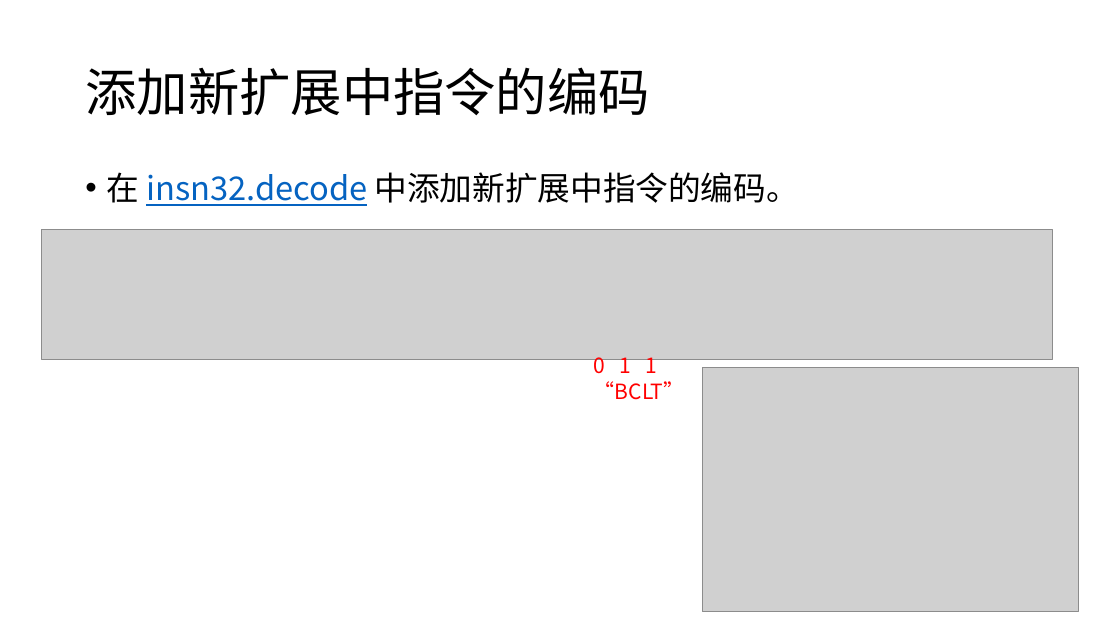
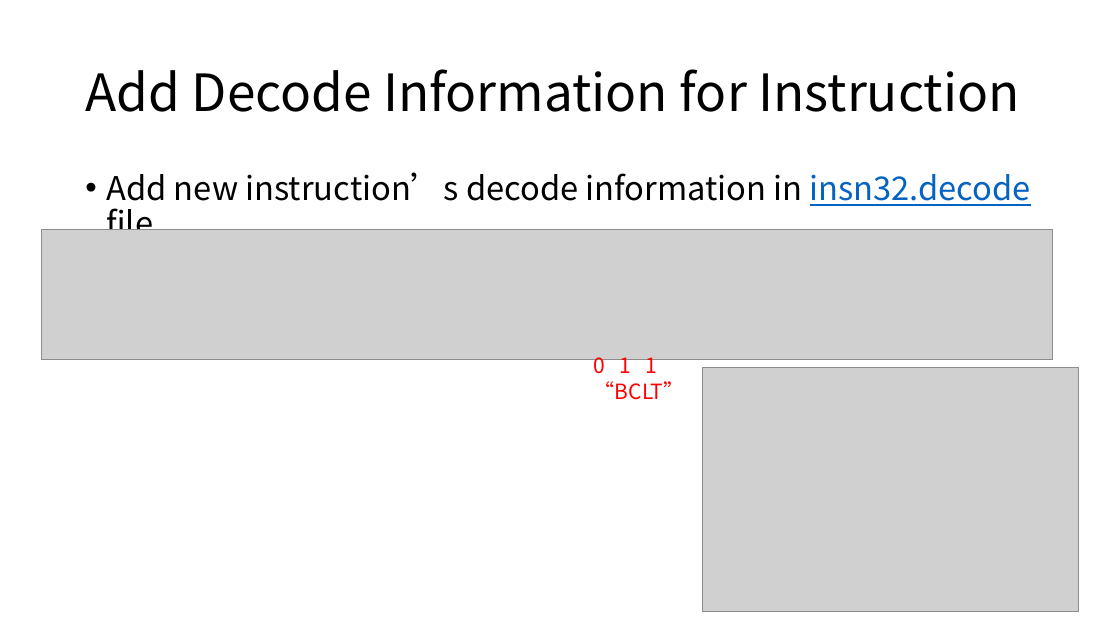
Before and after one commit to dajunHuang/notes, a slide deck: slide 9 of QEMU 支持指令集及扩展方法.pptx (slide 11 before the commit). Drawn at 1120x630 pixels with LibreOffice and Linux fonts; fonts in the diff are those of the drawing; grey boxes stand for pictures. Boxes give left, top, right and bottom in pixels: in the first picture for what was removed or moved away, otherwise in the second. Text is boxed around its words. In the diff, an @@ line names an element or a change of style, - is before the commit and + after.

```diff
--- a/QEMU 支持指令集及扩展方法.pptx
+++ b/QEMU 支持指令集及扩展方法.pptx
@@ title at (85, 69, 1019, 112): text changed @@
-添加新扩展中指令的编码
+Add Decode Information for Instruction
@@ text at (106, 172, 1031, 230): text changed @@
-• 在 insn32.decode 中添加新扩展中指令的编码。
+• Add new instruction’s decode information in insn32.decode file.
```
Also in this commit, not shown: 8 other slides changed, 3 slides added, 7 slides removed, 10 other files.
